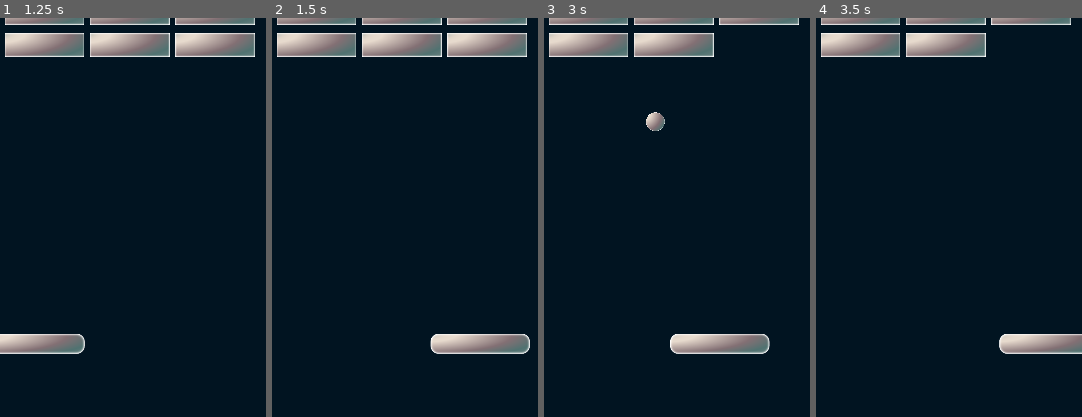
Above: before the commit, frames 1-4 (left to right).
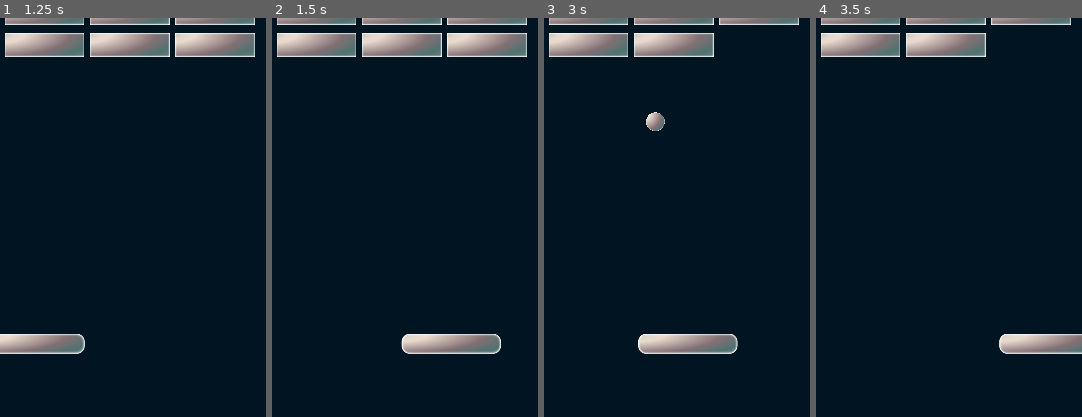
Above: after the commit, the same moments.

Repository: nekonenene/godot-brick-breaker
Game: Godot game, scene res://scenes/title.tscn
Same seed, same stepped clock (60 frames per second), same inputs: the game is played once before the commit and once after it.
Inputs (mouse positions are % of the whole screen's width and height, from its top left):
- Up to frame 1 (1.25 s): click "START" at 0.5 s
- Up to frame 2 (1.5 s): tap Enter at 1.25 s; move the mouse to (72, 45) at 1.27 s; hold Right (move_right) from 1.28 s (still down); hold Space (press_accept_key) from 1.28 s (still down); click (72, 45) at 1.42 s
- Up to frame 3 (3 s): release Right (move_right) at 2 s; release Space (press_accept_key) at 2 s; drag from (30, 55) to (45, 70) at 2.02 s; move the mouse to (60, 28) at 2.77 s; hold Right (move_right) from 2.78 s (still down); hold Space (press_accept_key) from 2.78 s (still down)
- Up to frame 4 (3.5 s): keep holding Right (move_right); keep holding Space (press_accept_key)
The pictures show only the part of the screen within x 42-92%, y 50-100%; the shares and areas given below are measured in that part.

Frame 1 is identical in both runs. In frame 2, 2.1% of the frame differs, in the area x 48-97%, y 79-85%; in frame 3, 2.2%, in the area x 35-85%, y 79-85%; in frame 4, less than 0.1%.

Commit message:
キーボードでの移動がしにくく感じたので移動幅を少し小さく

Diff:
--- a/scenes/paddle.gd
+++ b/scenes/paddle.gd
@@ -3,7 +3,7 @@
 var initial_position: Vector2
 var dragging: bool
 var target_x: float = -1 # このX座標に向かって常にパドルは移動する
-var distance_by_keyboard: float = 20 # キーボード操作の場合の移動幅
+var distance_by_keyboard: float = 16 # キーボード操作の場合の移動幅
 
 # Called when the node enters the scene tree for the first time.
 func _ready() -> void:
